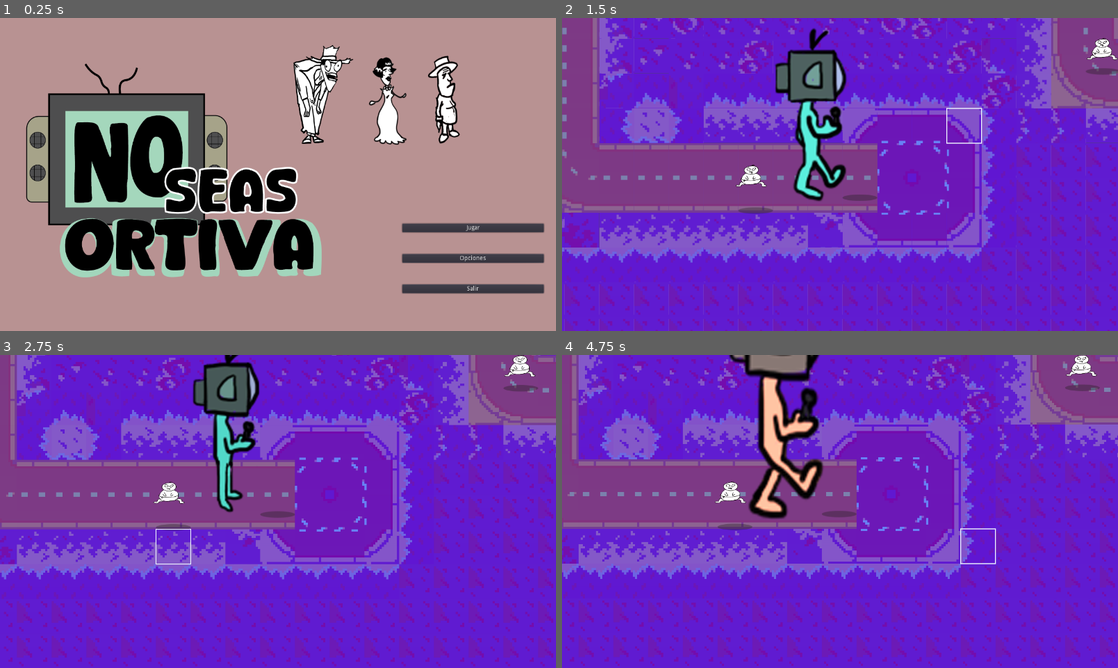
Above: before the commit, frames 1-4 (two rows, left to right).
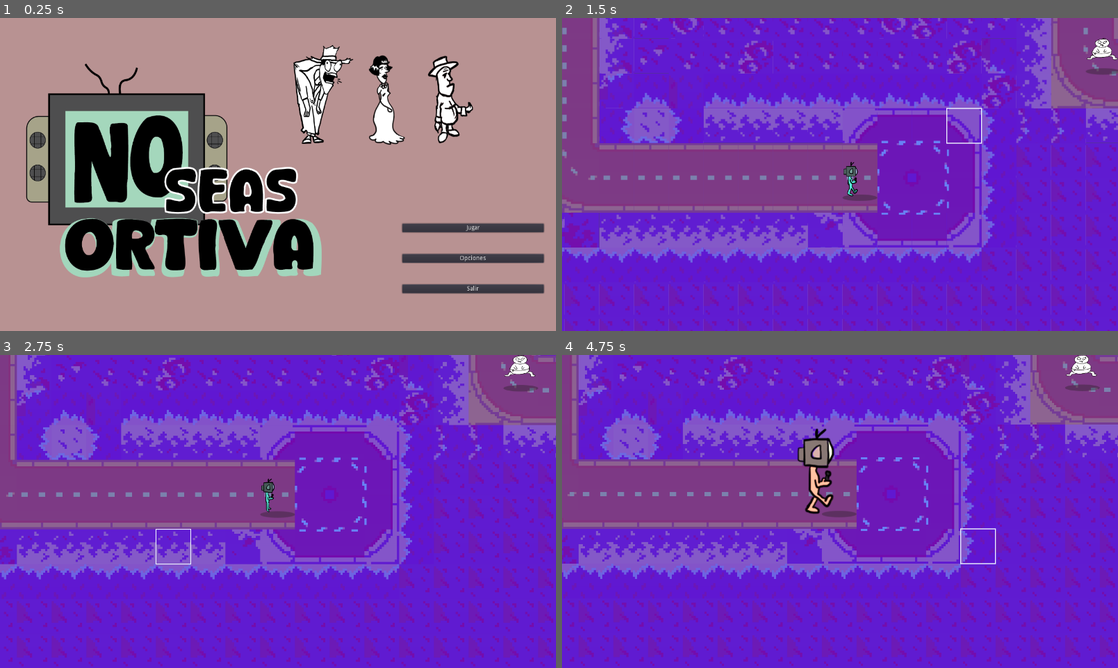
Above: after the commit, the same moments.

Repository: lpatetta/GGJ-bomber
Game: Godot game, scene res://MainMenu.tscn
The game is run twice, just before and just after one commit, with the same random seed, the same clock (stepped at 60 frames per second) and the same inputs. Video files are missing from this copy of the repository; at most half a second of black plays in their place.
Inputs (mouse positions are in pixels of both pictures, inside the frame that each line leads up to):
- Up to frame 1 (0.25 s): no input
- Up to frame 2 (1.5 s): click "Jugar" at 0.5 s; tap Enter (ui_accept) at 1.25 s; move the mouse to (962, 158) at 1.27 s; hold Right (ui_right) from 1.28 s (still down); tap A (activate) at 1.35 s
- Up to frame 3 (2.75 s): tap Enter (ui_accept) at 1.52, 2.27 s; move the mouse to (166, 527) at 2.02 s; release Right (ui_right) at 2.03 s; hold Down (ui_down) from 2.03 s (still down); click (166, 527) at 2.1 s
- Up to frame 4 (4.75 s): move the mouse to (895, 442) at 2.77 s; release Down (ui_down) at 2.78 s; hold Right (ui_right) 2.78-3.53 s; tap A (activate) at 2.85, 4.35 s; move the mouse to (812, 574) at 3.52 s; hold Up (ui_up) 3.53-4.28 s; click (812, 574) at 3.6 s; tap Enter (ui_accept) at 3.77, 4.52 s; move the mouse to (1006, 558) at 4.27 s; hold Left (ui_left) from 4.28 s (still down)

The runs differ from the first frame. In frame 1, 1.4% of the frame differs, in the area x 57-86%, y 11-41%; in frame 2, 4.3%; in frame 3, 3.6%; in frame 4, 5.6%, in the area x 27-49%, y 0-56%.

Commit message:
progreso

Diff:
--- a/trpg-final-project/GameBoard/GameBoard.gd
+++ b/trpg-final-project/GameBoard/GameBoard.gd
@@ -124,9 +124,11 @@
 	_select_unit(_active_unit.cell) #reselect main unit
 	is_walking = false;
 	if _interacted_npc:
+		$AudioStreamPlayer.stop();
 		$Camera/VideoPlayer/PanelContainer._show_video();
 		yield($Camera/VideoPlayer/PanelContainer, "video_finished")
 		_interacted_npc.react( _active_unit._current_skin );
+		$AudioStreamPlayer.play();
 
 
 
--- a/trpg-final-project/Main.tscn
+++ b/trpg-final-project/Main.tscn
@@ -19,10 +19,11 @@
 [ext_resource path="res://Assets/descanzord/lila/04.png" type="Texture" id=17]
 [ext_resource path="res://Assets/descanzord/lila/05.png" type="Texture" id=18]
 [ext_resource path="res://Assets/bb ortiva/bb ortiva 1.png" type="Texture" id=19]
+[ext_resource path="res://VideosMemes/video_2.ogv" type="VideoStream" id=20]
 [ext_resource path="res://Camera.gd" type="Script" id=21]
 [ext_resource path="res://Assets/don ortiva/don ortiva 4.png" type="Texture" id=22]
 [ext_resource path="res://Assets/don ortiva/don ortiva 3.png" type="Texture" id=23]
-[ext_resource path="res://VideosMemes/Voicy_rick-astley.ogv" type="VideoStream" id=24]
+[ext_resource path="res://VideosMemes/video_1.ogv" type="VideoStream" id=24]
 [ext_resource path="res://Assets/descanzord/amarillo/03.png" type="Texture" id=25]
 [ext_resource path="res://Assets/sra ortiva/sra ortiva 1.png" type="Texture" id=26]
 [ext_resource path="res://Assets/sra ortiva/sra ortiva 2.png" type="Texture" id=27]
@@ -30,6 +31,9 @@
 [ext_resource path="res://Assets/sr ortiva/sr ortiva 4.png" type="Texture" id=29]
 [ext_resource path="res://Assets/sr ortiva/sr ortiva 3.png" type="Texture" id=30]
 [ext_resource path="res://Assets/sr ortiva/sr ortiva 1.png" type="Texture" id=31]
+[ext_resource path="res://VideosMemes/video_4.ogv" type="VideoStream" id=32]
+[ext_resource path="res://VideosMemes/video_3.ogv" type="VideoStream" id=33]
+[ext_resource path="res://Audio/BGM/No seas ortiva Main theme.wav" type="AudioStream" id=34]
 [ext_resource path="res://Assets/donia ortiva/donia ortiva 2.png" type="Texture" id=38]
 [ext_resource path="res://Assets/donia ortiva/donia ortiva 1.png" type="Texture" id=39]
 [ext_resource path="res://Assets/donia ortiva/donia ortiva 3.png" type="Texture" id=40]
@@ -91,13 +95,6 @@
 frame_2/texture = ExtResource( 48 )
 frame_2/delay_sec = 0.0
 
-[sub_resource type="AnimatedTexture" id=6]
-flags = 4
-frames = 2
-frame_0/texture = ExtResource( 19 )
-frame_1/texture = ExtResource( 53 )
-frame_1/delay_sec = 0.0
-
 [sub_resource type="AnimatedTexture" id=7]
 flags = 4
 frames = 4
@@ -169,9 +166,12 @@
 	var random_select = bgm[0]
 	audio_player.play()
 
-# Called every frame. 'delta' is the elapsed time since the previous frame.
-#func _process(delta):
-#	pass
+
+func stop_audio():
+	audio_player.pause();
+
+func resume_audio():
+	audio_player.play()
 "
 
 [sub_resource type="GDScript" id=13]
@@ -268,8 +268,8 @@
 position = Vector2( 837.207, 820.831 )
 grid = ExtResource( 4 )
 is_main = true
-starting_scale = Vector2( 1, 1 )
-target_scale = Vector2( 1.3, 1.5 )
+starting_scale = Vector2( 0.2, 0.2 )
+target_scale = Vector2( 0.5, 0.5 )
 tween_duration = 0.4
 trasition_type_in = 2
 trasition_type_out = 2
@@ -289,24 +289,20 @@
 __meta__ = {
 "_edit_use_anchors_": false
 }
+streams = [ ExtResource( 24 ), ExtResource( 20 ), ExtResource( 33 ), ExtResource( 32 ) ]
 
 [node name="VideoPlayer" type="VideoPlayer" parent="GameBoard/Camera/VideoPlayer/PanelContainer"]
 margin_left = 7.0
 margin_top = 7.0
 margin_right = 1280.0
 margin_bottom = 713.0
-stream = ExtResource( 24 )
 autoplay = true
 
 [node name="Timer" type="Timer" parent="GameBoard/Camera/VideoPlayer/PanelContainer"]
-wait_time = 2.0
+wait_time = 3.0
 one_shot = true
 
 [node name="Node2D" type="Node2D" parent="GameBoard"]
-
-[node name="bb" parent="GameBoard" instance=ExtResource( 2 )]
-position = Vector2( 577.312, 834.23 )
-skin = SubResource( 6 )
 
 [node name="don-ortiva" parent="GameBoard" instance=ExtResource( 2 )]
 position = Vector2( 3205, 214 )
@@ -363,8 +359,8 @@
 skin = SubResource( 11 )
 skin_offset = Vector2( 24, 29 )
 
-[node name="AudioStreamPlayer" type="AudioStreamPlayer" parent="."]
-stream = ExtResource( 15 )
+[node name="AudioStreamPlayer" type="AudioStreamPlayer" parent="GameBoard"]
+stream = ExtResource( 34 )
 autoplay = true
 script = SubResource( 12 )
 bgm = [ null, ExtResource( 15 ), ExtResource( 14 ) ]
--- a/trpg-final-project/MainMenu.tscn
+++ b/trpg-final-project/MainMenu.tscn
@@ -11,9 +11,9 @@
 [ext_resource path="res://Assets/sr ortiva/sr ortiva 4.png" type="Texture" id=9]
 [ext_resource path="res://Assets/sr ortiva/sr ortiva 2.png" type="Texture" id=10]
 [ext_resource path="res://Assets/donia ortiva/donia ortiva 3.png" type="Texture" id=11]
-[ext_resource path="res://Audio/BGM/track3.wav" type="AudioStream" id=12]
+[ext_resource path="res://Audio/BGM/track2 dafunkondapolice.wav" type="AudioStream" id=12]
 
-[sub_resource type="GDScript" id=5]
+[sub_resource type="GDScript" id=1]
 script/source = "extends Node2D
 
 
@@ -118,22 +118,19 @@
 [node name="AnimatedSprite" type="AnimatedSprite" parent="CanvasLayer"]
 position = Vector2( 725.732, 176.632 )
 scale = Vector2( 0.512807, 0.578518 )
-frames = SubResource( 1 )
-frame = 1
+frames = SubResource( 3 )
 playing = true
 
 [node name="AnimatedSprite2" type="AnimatedSprite" parent="CanvasLayer"]
 position = Vector2( 951.057, 176.632 )
 scale = Vector2( 0.512807, 0.578518 )
-frames = SubResource( 2 )
-frame = 3
+frames = SubResource( 4 )
 playing = true
 
 [node name="AnimatedSprite3" type="AnimatedSprite" parent="CanvasLayer"]
 position = Vector2( 1087.28, 173.081 )
 scale = Vector2( 0.512807, 0.578518 )
-frames = SubResource( 3 )
-frame = 3
+frames = SubResource( 5 )
 playing = true
 
 [node name="AudioStreamPlayer" type="AudioStreamPlayer" parent="."]
--- a/trpg-final-project/PanelContainer.gd
+++ b/trpg-final-project/PanelContainer.gd
@@ -4,6 +4,9 @@
 var was_playing = false;
 var target_scale:Vector2;
 var start_scale
+
+
+export (Array, VideoStream) var streams
 
 
 # Called when the node enters the scene tree for the first time.
@@ -22,17 +25,17 @@
 
 
 func _show_video():
+
+	$VideoPlayer.stream = streams[ randi() % streams.size() ]
+
 	rect_scale = start_scale
 	was_playing = true
 	visible = true;
 	$VideoPlayer.play();
 	$Timer.start()
 
-
-
-
-
 func _on_Timer_timeout():
 	emit_signal("video_finished")
+	$VideoPlayer.stop();
 	visible = false
 	was_playing = false
Not shown, added: trpg-final-project/Audio/BGM/No seas ortiva Main theme.wav.import
Not shown, added: trpg-final-project/Audio/BGM/track2 dafunkondapolice.wav.import
Not shown: 1 places in trpg-final-project/Main.tscn that only renumber resources
Not shown: 4 places in trpg-final-project/MainMenu.tscn that only renumber resources
Not shown, added: trpg-final-project/Audio/BGM/No seas ortiva Main theme.wav
Not shown, added: trpg-final-project/Audio/BGM/track2 dafunkondapolice.wav
Not shown, removed: trpg-final-project/VideosMemes/Voicy_rick astley.mp4
Not shown, removed: trpg-final-project/VideosMemes/Voicy_rick-astley.ogv
Not shown, added: trpg-final-project/VideosMemes/video_1.ogv
Not shown, added: trpg-final-project/VideosMemes/video_2.ogv
Not shown, added: trpg-final-project/VideosMemes/video_3.ogv
Not shown, added: trpg-final-project/VideosMemes/video_4.ogv
